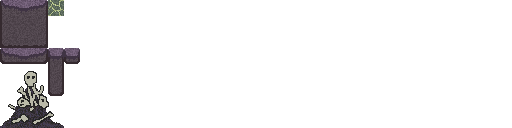
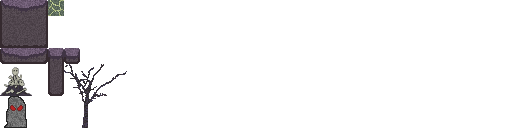
Layers edited between the first and the second 512×128 image:
added layer "Sign" above "Dead tree" over [4, 96, 27, 128]
added layer "Dead tree" above "Bones" over [64, 64, 127, 128]
painted on "Bones" over [0, 67, 64, 128]
